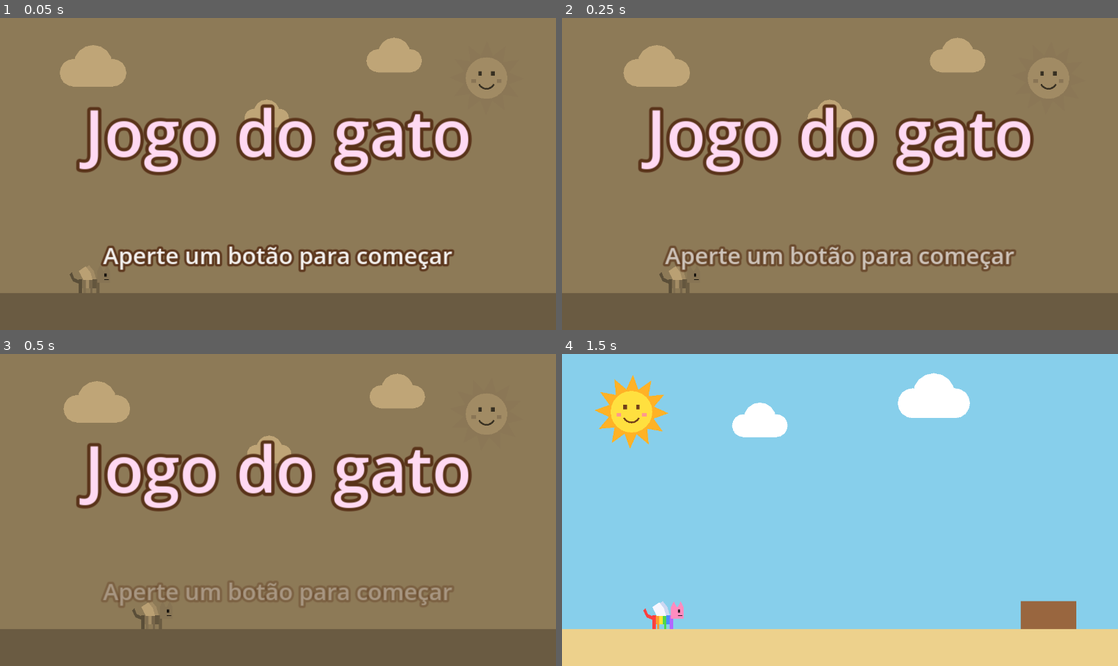
Above: before the commit, frames 1-4 (two rows, left to right).
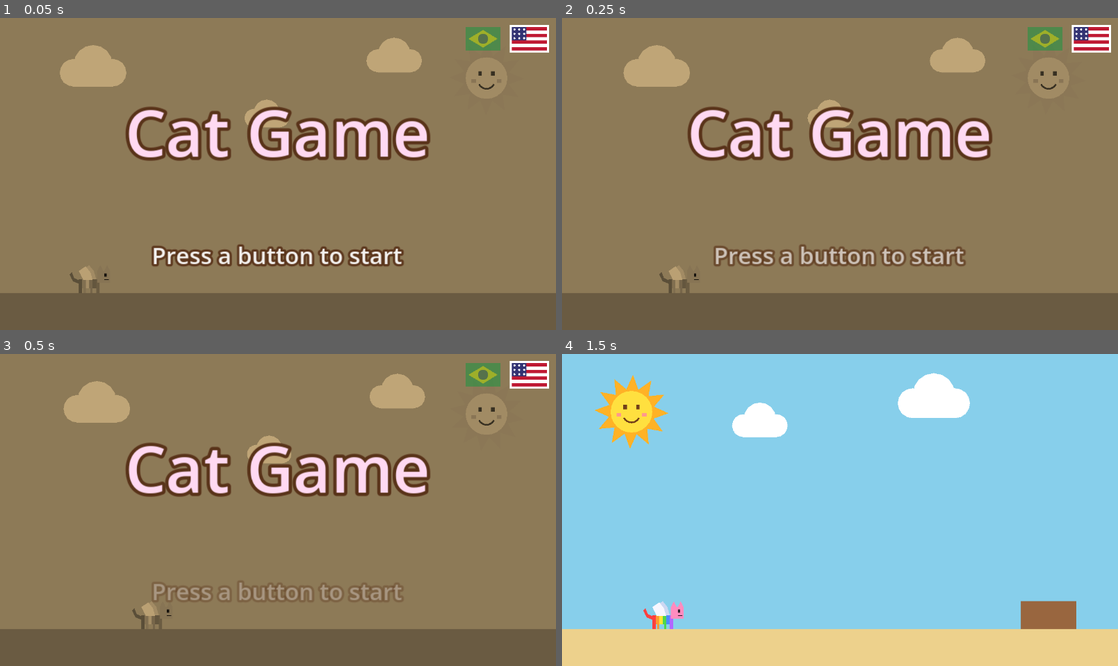
Above: after the commit, the same moments.

Repository: RangelReale/kid-catgame-ai
Game: Godot game, scene res://scenes/main.tscn
Same seed, same stepped clock (60 frames per second), same inputs: the game is played once before the commit and once after it. Sound files missing from this copy of the repository are replaced by a short silence.
Inputs (mouse positions are in pixels of both pictures, inside the frame that each line leads up to):
- Up to frame 1 (0.05 s): no input
- Up to frame 2 (0.25 s): no input
- Up to frame 3 (0.5 s): no input
- Up to frame 4 (1.5 s): tap Enter at 0.5 s; move the mouse to (962, 494) at 0.52 s; hold L (change_language, bound only after the commit) 0.53-1.28 s; hold Right (move_right) from 0.53 s (still down); click (962, 494) at 0.67 s; tap Space (jump) at 0.77, 1.07 s; move the mouse to (728, 525) at 1.27 s; tap = (go_to_next_level) at 1.35 s; click (728, 525) at 1.42 s

The runs differ from the first frame. In frame 1, 12% of the frame differs, in the area x 13-99%, y 2-82%; in frame 2, 12%; in frame 3, 10%; in frame 4, nothing differs.

Commit message:
Traduz o jogo para inglês e permite trocar o idioma
O jogo abre no idioma do aparelho (português ou inglês; outros caem em
inglês). Na tela de início, as bandeiras do Brasil e dos Estados Unidos, a
tecla L e o botão de voltar do controle trocam o idioma, que fica salvo em
user://settings.cfg.

Co-Authored-By: Claude Opus 5.5 <noreply@anthropic.com>
Claude-Session: https://claude.ai/code/session_01KiCPEKp6YZ92EBDNdGQjyK

Diff:
--- /dev/null
+++ b/assets/translations/strings.csv
@@ -0,0 +1,8 @@
+keys,pt_BR,en
+TITLE,Jogo do gato,Cat Game
+PRESS_TO_START,Aperte um botão para começar,Press a button to start
+YOU_WON,Você venceu!,You won!
+MADE_BY,Feito por,Made by
+DAUGHTER,Filha,Daughter
+FATHER,Pai,Dad
+PRESS_TO_GO_BACK,Aperte um botão para voltar,Press a button to go back
--- a/project.godot
+++ b/project.godot
@@ -14,6 +14,14 @@
 run/main_scene="res://scenes/main.tscn"
 config/features=PackedStringArray("4.7", "GL Compatibility")
 config/icon="res://assets/icons/icon.png"
+config/name_localized={
+"en": "Cat Game",
+"pt_BR": "Jogo do gato"
+}
+
+[autoload]
+
+Language="*res://scenes/language/language.gd"
 
 [display]
 
@@ -177,6 +185,12 @@
 , Object(InputEventKey,"resource_local_to_scene":false,"resource_name":"","device":-1,"window_id":0,"alt_pressed":false …(185 unchanged characters)…
 ]
 }
+change_language={
+"deadzone": 0.5,
+"events": [Object(InputEventKey,"resource_local_to_scene":false,"resource_name":"","device":-1,"window_id":0,"alt_pressed":false,"shift_pressed":false,"ctrl_pressed":false,"meta_pressed":false,"pressed":false,"keycode":0,"physical_keycode":76,"key_label":0,"unicode":0,"location":0,"echo":false,"script":null)
+, Object(InputEventJoypadButton,"resource_local_to_scene":false,"resource_name":"","device":-1,"button_index":4,"pressure":0.0,"pressed":true,"script":null)
+]
+}
 go_to_next_level={
 "deadzone": 0.5,
 "events": [Object(InputEventKey,"resource_local_to_scene":false,"resource_name":"","device":-1,"window_id":0,"alt_press …(190 unchanged characters)…
@@ -191,6 +205,11 @@
 , Object(InputEventKey,"resource_local_to_scene":false,"resource_name":"","device":-1,"window_id":0,"alt_pressed":false …(186 unchanged characters)…
 ]
 }
+
+[internationalization]
+
+locale/translations=PackedStringArray("res://assets/translations/strings.en.translation", "res://assets/translations/strings.pt_BR.translation")
+locale/fallback="en"
 
 [physics]
 
--- a/scenes/ending/ending.tscn
+++ b/scenes/ending/ending.tscn
@@ -39,7 +39,7 @@
 theme_override_colors/font_outline_color = Color(0.35, 0.2, 0.1, 1)
 theme_override_constants/outline_size = 12
 theme_override_font_sizes/font_size = 52
-text = "Você venceu!"
+text = "YOU_WON"
 horizontal_alignment = 1
 vertical_alignment = 1
 
@@ -59,7 +59,7 @@
 theme_override_colors/font_outline_color = Color(0.35, 0.2, 0.1, 1)
 theme_override_constants/outline_size = 8
 theme_override_font_sizes/font_size = 20
-text = "Feito por"
+text = "MADE_BY"
 horizontal_alignment = 1
 
 [node name="Daughter" type="Label" parent="Visual/Credits"]
@@ -68,7 +68,7 @@
 theme_override_colors/font_outline_color = Color(0.35, 0.2, 0.1, 1)
 theme_override_constants/outline_size = 8
 theme_override_font_sizes/font_size = 32
-text = "Filha"
+text = "DAUGHTER"
 horizontal_alignment = 1
 
 [node name="Father" type="Label" parent="Visual/Credits"]
@@ -77,7 +77,7 @@
 theme_override_colors/font_outline_color = Color(0.35, 0.2, 0.1, 1)
 theme_override_constants/outline_size = 8
 theme_override_font_sizes/font_size = 32
-text = "Pai"
+text = "FATHER"
 horizontal_alignment = 1
 
 [node name="Press" type="Label" parent="Visual"]
@@ -95,6 +95,6 @@
 theme_override_colors/font_outline_color = Color(0.35, 0.2, 0.1, 1)
 theme_override_constants/outline_size = 8
 theme_override_font_sizes/font_size = 20
-text = "Aperte um botão para voltar"
+text = "PRESS_TO_GO_BACK"
 horizontal_alignment = 1
 vertical_alignment = 1
--- /dev/null
+++ b/scenes/language/language.gd
@@ -0,0 +1,45 @@
+extends Node
+
+## Emitted after the game changes to another language.
+signal changed
+
+## The languages the game speaks, in the order the language key goes through
+## them.
+const LOCALES: Array[String] = ["pt_BR", "en"]
+const SETTINGS_PATH := "user://settings.cfg"
+
+
+## Uses the language chosen last time. The first time, Godot has already
+## picked the device's language, or English when the game does not speak it.
+func _ready() -> void:
+	var settings := ConfigFile.new()
+	if settings.load(SETTINGS_PATH) == OK:
+		var saved: String = settings.get_value("game", "language", "")
+		if saved in LOCALES:
+			TranslationServer.set_locale(saved)
+
+
+## The language in use, as one of `LOCALES`.
+func current() -> String:
+	var locale := TranslationServer.get_locale()
+	for known in LOCALES:
+		if TranslationServer.compare_locales(locale, known) >= 5:
+			return known
+	return "en"
+
+
+## Changes the language and remembers it for the next time.
+func choose(locale: String) -> void:
+	if locale == current():
+		return
+	TranslationServer.set_locale(locale)
+	var settings := ConfigFile.new()
+	settings.load(SETTINGS_PATH)
+	settings.set_value("game", "language", locale)
+	settings.save(SETTINGS_PATH)
+	changed.emit()
+
+
+## Goes to the next language in `LOCALES`.
+func choose_next() -> void:
+	choose(LOCALES[(LOCALES.find(current()) + 1) % LOCALES.size()])
--- /dev/null
+++ b/scenes/language_flag/language_flag.gd
@@ -0,0 +1,70 @@
+class_name LanguageFlag
+extends Control
+
+## Emitted when someone clicks or touches the flag.
+signal pressed
+
+## The language this flag stands for: "pt_BR" shows Brazil's flag and "en"
+## the flag of the United States.
+@export var locale: String = "pt_BR"
+## How see-through the flag is while its language is not in use.
+@export var unselected_alpha: float = 0.45
+
+var selected: bool = false:
+	set(value):
+		selected = value
+		if _visual == null:
+			return
+		_visual.modulate.a = 1.0 if selected else unselected_alpha
+		_visual.queue_redraw()
+
+@onready var _visual: Control = $Visual
+
+
+func _ready() -> void:
+	_visual.draw.connect(_draw_flag)
+	selected = selected
+
+
+func _gui_input(event: InputEvent) -> void:
+	var mouse := event as InputEventMouseButton
+	if mouse != null and mouse.pressed and mouse.button_index == MOUSE_BUTTON_LEFT:
+		accept_event()
+		pressed.emit()
+
+
+func _draw_flag() -> void:
+	var rect := Rect2(Vector2.ZERO, _visual.size)
+	if locale == "pt_BR":
+		_draw_brazil(rect)
+	else:
+		_draw_united_states(rect)
+	if selected:
+		_visual.draw_rect(rect.grow(1.0), Color.WHITE, false, 2.0)
+
+
+func _draw_brazil(rect: Rect2) -> void:
+	_visual.draw_rect(rect, Color(0.0, 0.61, 0.23))
+	var center := rect.get_center()
+	var half := rect.size * Vector2(0.42, 0.38)
+	_visual.draw_colored_polygon(PackedVector2Array([
+			center + Vector2(0, -half.y), center + Vector2(half.x, 0),
+			center + Vector2(0, half.y), center + Vector2(-half.x, 0)]),
+			Color(1.0, 0.87, 0.0))
+	_visual.draw_circle(center, rect.size.y * 0.22, Color(0.0, 0.15, 0.46))
+
+
+func _draw_united_states(rect: Rect2) -> void:
+	const STRIPES := 7
+	var stripe_height := rect.size.y / STRIPES
+	for index in STRIPES:
+		var color := Color(0.75, 0.1, 0.2) if index % 2 == 0 else Color.WHITE
+		_visual.draw_rect(Rect2(rect.position.x, rect.position.y + index * stripe_height,
+				rect.size.x, stripe_height), color)
+	var canton := Rect2(rect.position, Vector2(rect.size.x * 0.42, stripe_height * 4))
+	_visual.draw_rect(canton, Color(0.2, 0.2, 0.45))
+	# A few white dots stand for the stars.
+	for row in 3:
+		for column in 3:
+			var dot := canton.position + canton.size * Vector2((column + 0.5) / 3.0, (row + 0.5) / 3.0)
+			_visual.draw_circle(dot, 0.9, Color.WHITE)
--- /dev/null
+++ b/scenes/language_flag/language_flag.tscn
@@ -0,0 +1,20 @@
+[gd_scene load_steps=2 format=3]
+
+[ext_resource type="Script" path="res://scenes/language_flag/language_flag.gd" id="1_flag"]
+
+[node name="LanguageFlag" type="Control"]
+custom_minimum_size = Vector2(30, 20)
+layout_mode = 3
+anchors_preset = 0
+offset_right = 30.0
+offset_bottom = 20.0
+script = ExtResource("1_flag")
+
+[node name="Visual" type="Control" parent="."]
+layout_mode = 1
+anchors_preset = 15
+anchor_right = 1.0
+anchor_bottom = 1.0
+grow_horizontal = 2
+grow_vertical = 2
+mouse_filter = 2
--- a/scenes/title_screen/title_screen.gd
+++ b/scenes/title_screen/title_screen.gd
@@ -12,6 +12,7 @@
 
 @onready var _press_label: Label = $Visual/Press
 @onready var _music: AudioStreamPlayer = $Music
+@onready var _flags: Array[Node] = $Visual/Languages.get_children()
 
 
 func _ready() -> void:
@@ -22,6 +23,30 @@
 	_music.finished.connect(_music.play)
 	visibility_changed.connect(_update_music)
 	_update_music()
+	for flag: LanguageFlag in _flags:
+		flag.pressed.connect(_on_flag_pressed.bind(flag.locale))
+	Language.changed.connect(_update_flags)
+	_update_flags()
+
+
+func _update_flags() -> void:
+	for flag: LanguageFlag in _flags:
+		flag.selected = flag.locale == Language.current()
+
+
+func _on_flag_pressed(locale: String) -> void:
+	_unlock_audio()
+	Language.choose(locale)
+
+
+## The browser kept the tune silent until the first press, so the tune starts
+## over. Returns false when the sound was already on.
+func _unlock_audio() -> bool:
+	if _audio_unlocked:
+		return false
+	_audio_unlocked = true
+	_music.play()
+	return true
 
 
 func _update_music() -> void:
@@ -32,15 +57,29 @@
 
 
 func _unhandled_input(event: InputEvent) -> void:
-	if visible and is_start_event(event):
+	if not visible:
+		return
+	if event.is_action_pressed("change_language"):
 		get_viewport().set_input_as_handled()
-		if not _audio_unlocked:
-			# The browser kept the tune silent until now, so this press only
-			# starts it over; the next one starts the game.
-			_audio_unlocked = true
-			_music.play()
-			return
-		start_requested.emit()
+		_unlock_audio()
+		Language.choose_next()
+		return
+	if is_start_event(event) and not _is_on_flag(event):
+		get_viewport().set_input_as_handled()
+		# On the web, the first press only turns the sound on; the next one
+		# starts the game.
+		if not _unlock_audio():
+			start_requested.emit()
+
+
+## True when a finger touches a language flag. The flag itself takes care of
+## it, so the game does not start.
+func _is_on_flag(event: InputEvent) -> bool:
+	if not event is InputEventScreenTouch:
+		return false
+	var position := (event as InputEventScreenTouch).position
+	return _flags.any(func(flag: Node) -> bool:
+			return (flag as Control).get_global_rect().has_point(position))
 
 
 ## Actions whose keys count as a start, besides the keys that type something.
@@ -53,6 +92,8 @@
 static func is_start_event(event: InputEvent) -> bool:
 	if not event.is_pressed() or event.is_echo():
 		return false
+	if event.is_action(&"change_language"):
+		return false
 	if event is InputEventKey:
 		var key := event as InputEventKey
 		if key.unicode != 0 or key.keycode in [KEY_ENTER, KEY_KP_ENTER]:
--- a/scenes/title_screen/title_screen.tscn
+++ b/scenes/title_screen/title_screen.tscn
@@ -1,8 +1,9 @@
-[gd_scene load_steps=5 format=3]
+[gd_scene load_steps=6 format=3]
 
 [ext_resource type="Script" path="res://scenes/title_screen/title_screen.gd" id="1_title"]
 [ext_resource type="Shader" path="res://scenes/sepia/sepia.gdshader" id="2_sepia"]
 [ext_resource type="AudioStream" path="res://assets/music/title.wav" id="3_music"]
+[ext_resource type="PackedScene" path="res://scenes/language_flag/language_flag.tscn" id="4_flag"]
 
 [sub_resource type="ShaderMaterial" id="ShaderMaterial_sepia"]
 shader = ExtResource("2_sepia")
@@ -40,7 +41,7 @@
 theme_override_colors/font_outline_color = Color(0.35, 0.2, 0.1, 1)
 theme_override_constants/outline_size = 12
 theme_override_font_sizes/font_size = 56
-text = "Jogo do gato"
+text = "TITLE"
 horizontal_alignment = 1
 vertical_alignment = 1
 
@@ -58,9 +59,31 @@
 theme_override_colors/font_outline_color = Color(0.35, 0.2, 0.1, 1)
 theme_override_constants/outline_size = 8
 theme_override_font_sizes/font_size = 20
-text = "Aperte um botão para começar"
+text = "PRESS_TO_START"
 horizontal_alignment = 1
 vertical_alignment = 1
+
+[node name="Languages" type="HBoxContainer" parent="Visual"]
+layout_mode = 1
+anchors_preset = 1
+anchor_left = 1.0
+anchor_right = 1.0
+offset_left = -78.0
+offset_top = 8.0
+offset_right = -8.0
+offset_bottom = 28.0
+grow_horizontal = 0
+mouse_filter = 2
+theme_override_constants/separation = 10
+alignment = 2
+
+[node name="Portuguese" parent="Visual/Languages" instance=ExtResource("4_flag")]
+layout_mode = 2
+locale = "pt_BR"
+
+[node name="English" parent="Visual/Languages" instance=ExtResource("4_flag")]
+layout_mode = 2
+locale = "en"
 
 [node name="Music" type="AudioStreamPlayer" parent="."]
 stream = ExtResource("3_music")
Not shown, added: assets/translations/strings.csv.import
Not shown, added: scenes/language/language.gd.uid
Not shown, added: scenes/language_flag/language_flag.gd.uid
Not shown, changed: CLAUDE.md
Not shown, changed: docs/03-arquitetura.md
Not shown, changed: docs/06-historico.md
